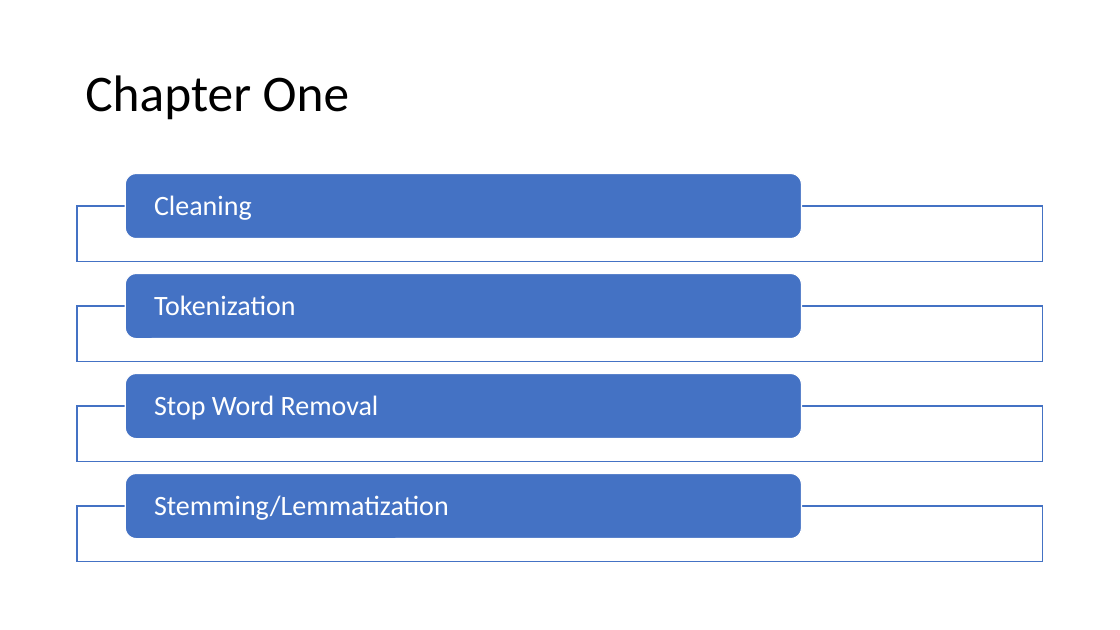
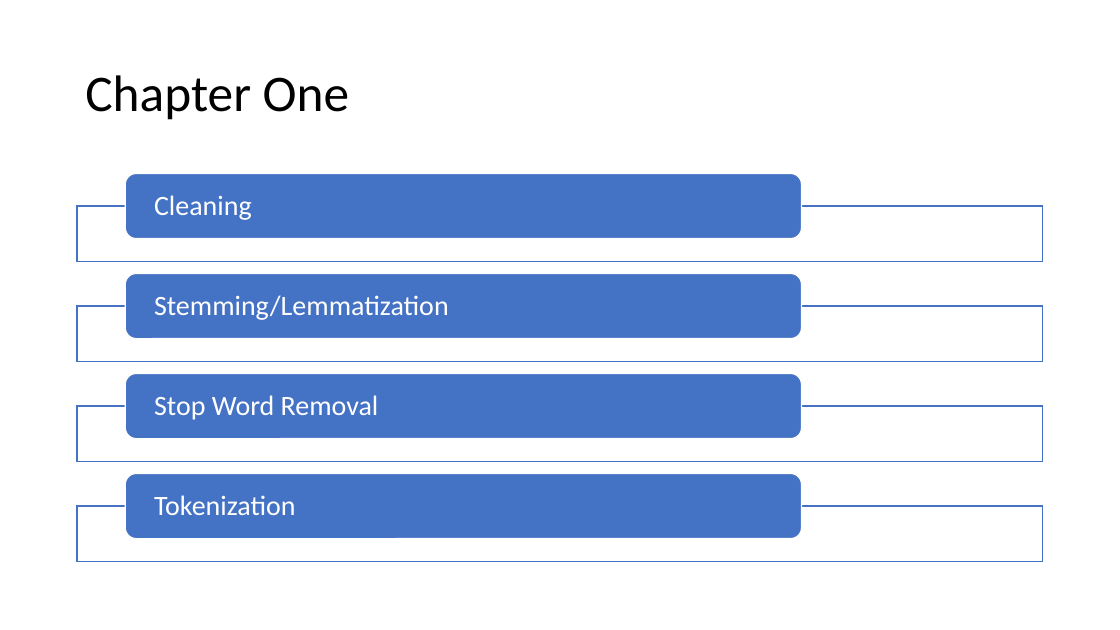
Before and after one commit to ChetanSharan/nlp-models-collection, a slide deck: slide 5 of documentation/Hack to Hire Presentation.pptx. Drawn at 1120x630 pixels with LibreOffice and Linux fonts; fonts in the diff are those of the drawing. Boxes give left, top, right and bottom in pixels: in the first picture for what was removed or moved away, otherwise in the second. Text is boxed around its words. In the diff, an @@ line names an element or a change of style, - is before the commit and + after.

```diff
--- a/documentation/Hack to Hire Presentation.pptx
+++ b/documentation/Hack to Hire Presentation.pptx
@@ text "Stemming/Lemmatization": place and size @@
-text "Stemming/Lemmatization" at (154,495,449,520)
+text "Stemming/Lemmatization" at (154,295,449,320)
@@ text "Tokenization": place and size @@
-text "Tokenization" at (154,295,296,315)
+text "Tokenization" at (154,495,296,515)
```
Also in this commit, not shown: 1 slide added, 1 other file.
